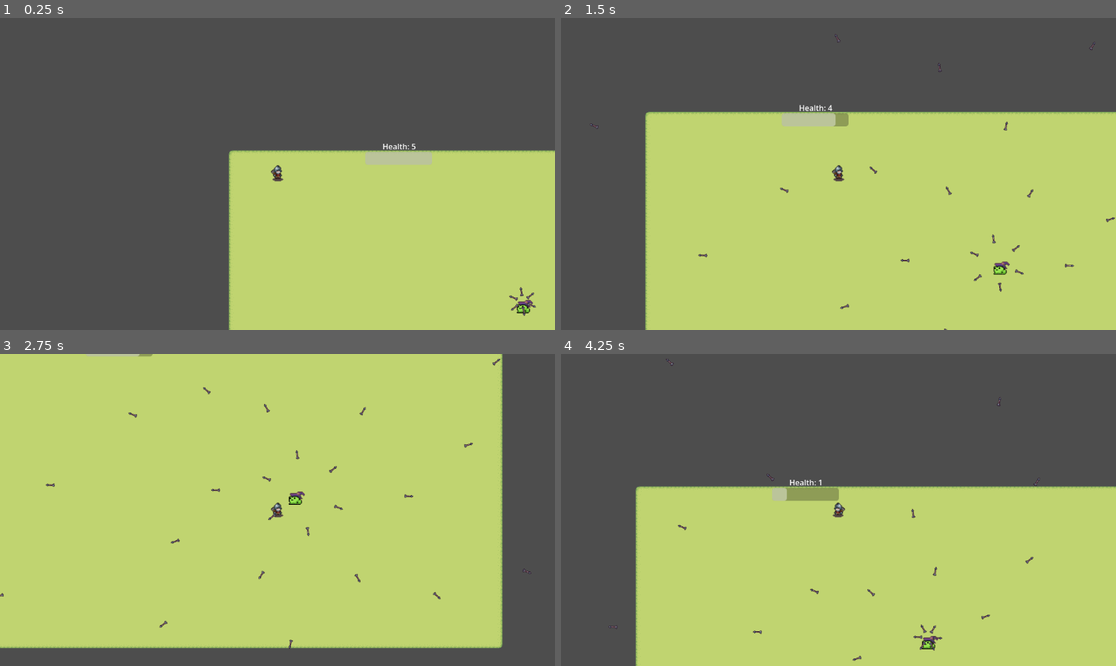
Above: before the commit, frames 1-4 (two rows, left to right).
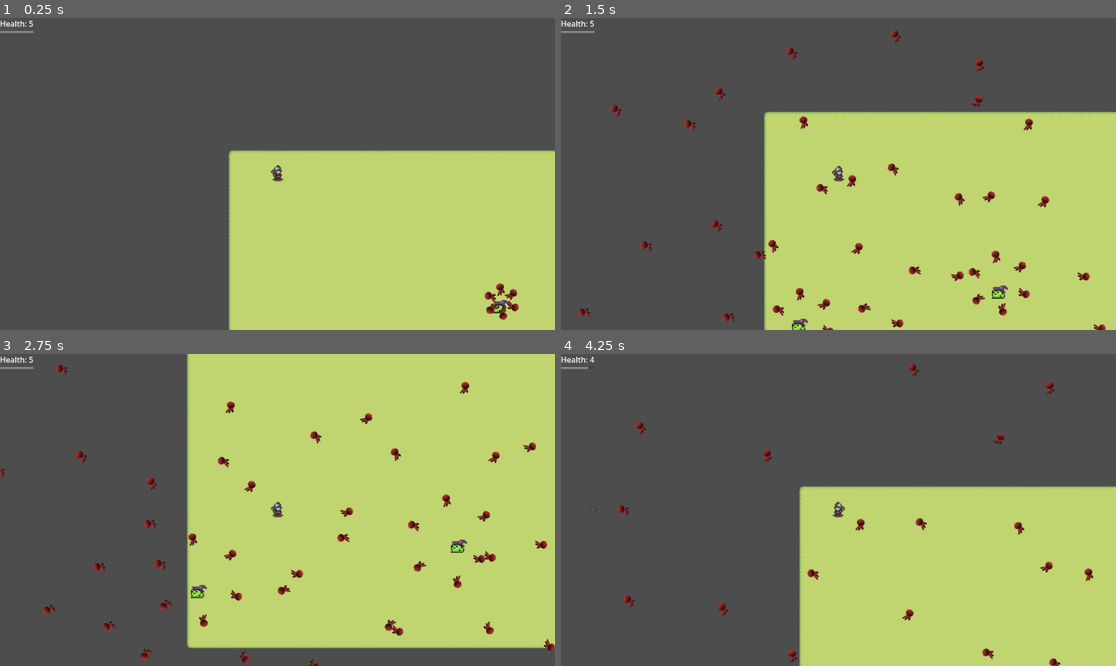
Above: after the commit, the same moments.

Repository: grantgg11/my-bullet-hell-video-game
Game: Godot game, scene res://scenes/game.tscn
Two runs of this game, one before a commit and one after it. Both use one fixed random seed, a clock stepped at 60 frames per second and the inputs below.
Inputs (mouse positions are in pixels of both pictures, inside the frame that each line leads up to):
- Up to frame 1 (0.25 s): no input
- Up to frame 2 (1.5 s): tap Enter (restart) at 0.5 s; move the mouse to (960, 158) at 0.52 s; hold D (move_right) 0.53-1.28 s; click (960, 158) at 0.6 s; move the mouse to (727, 189) at 1.27 s; hold S (move_down) from 1.28 s (still down); click (727, 189) at 1.35 s
- Up to frame 3 (2.75 s): move the mouse to (333, 441) at 2.02 s; release S (move_down) at 2.03 s; hold D (move_right) from 2.03 s (still down); click (333, 441) at 2.1 s
- Up to frame 4 (4.25 s): move the mouse to (810, 572) at 2.77 s; release D (move_right) at 2.78 s; hold W (move_up) 2.78-3.53 s; click (810, 572) at 2.85 s; move the mouse to (1005, 556) at 3.52 s; hold A (move_left) from 3.53 s (still down); click (1005, 556) at 3.6 s; tap Enter (restart) at 4.15 s

The runs differ from the first frame. In frame 1, 1.1% of the frame differs, in the area x 0-97%, y 0-97%; in frame 2, 18%; in frame 3, 43%, in the area x 0-100%, y 0-100%; in frame 4, 19%.

Commit message:
Fix player attack and projectile behavior, Fix health bar

Diff:
--- a/project.godot
+++ b/project.godot
@@ -51,6 +51,12 @@
 "events": [Object(InputEventKey,"resource_local_to_scene":false,"resource_name":"","device":-1,"window_id":0,"alt_press …(195 unchanged characters)…
 ]
 }
+attack={
+"deadzone": 0.2,
+"events": [Object(InputEventMouseButton,"resource_local_to_scene":false,"resource_name":"","device":-1,"window_id":0,"alt_pressed":false,"shift_pressed":false,"ctrl_pressed":false,"meta_pressed":false,"button_mask":0,"position":Vector2(0, 0),"global_position":Vector2(0, 0),"factor":1.0,"button_index":1,"canceled":false,"pressed":false,"double_click":false,"script":null)
+, Object(InputEventKey,"resource_local_to_scene":false,"resource_name":"","device":-1,"window_id":0,"alt_pressed":false,"shift_pressed":false,"ctrl_pressed":false,"meta_pressed":false,"pressed":false,"keycode":0,"physical_keycode":4194325,"key_label":0,"unicode":0,"location":0,"echo":false,"script":null)
+]
+}
 
 [physics]
 
--- /dev/null
+++ b/scenes/attack.tscn
@@ -0,0 +1,45 @@
+[gd_scene format=3 uid="uid://bc1wjpm5bad23"]
+
+[ext_resource type="Script" uid="uid://dyc00pfwliis0" path="res://scripts/attack.gd" id="1_nursx"]
+[ext_resource type="Texture2D" uid="uid://wxbhmc5llnsj" path="res://assets/sprites/Arrow01(32x32).png" id="2_6fs0s"]
+[ext_resource type="Script" uid="uid://ct34y548ulut5" path="res://scripts/hit_area_2d.gd" id="2_jy1op"]
+
+[sub_resource type="RectangleShape2D" id="RectangleShape2D_c8out"]
+size = Vector2(17, 2)
+
+[sub_resource type="CapsuleShape2D" id="CapsuleShape2D_c8out"]
+radius = 2.0
+height = 8.0
+
+[sub_resource type="RectangleShape2D" id="RectangleShape2D_6fs0s"]
+size = Vector2(15, 3)
+
+[node name="Arrow2D" type="Area2D" unique_id=169941276]
+script = ExtResource("1_nursx")
+
+[node name="CollisionShape2D" type="CollisionShape2D" parent="." unique_id=954110206]
+position = Vector2(1.5, 0)
+shape = SubResource("RectangleShape2D_c8out")
+
+[node name="Sprite2D" type="Sprite2D" parent="." unique_id=835080503]
+texture = ExtResource("2_6fs0s")
+
+[node name="HitArea2D" type="Area2D" parent="." unique_id=796610662]
+collision_layer = 4
+collision_mask = 8
+script = ExtResource("2_jy1op")
+
+[node name="CollisionShape2D" type="CollisionShape2D" parent="HitArea2D" unique_id=1876280286]
+position = Vector2(5, 0)
+rotation = 1.5707964
+shape = SubResource("CapsuleShape2D_c8out")
+
+[node name="ImpactDetectorArea2D" type="Area2D" parent="." unique_id=1298097441]
+collision_layer = 8
+collision_mask = 5
+
+[node name="CollisionShape2D" type="CollisionShape2D" parent="ImpactDetectorArea2D" unique_id=1524477454]
+position = Vector2(0.5, 0.5)
+shape = SubResource("RectangleShape2D_6fs0s")
+
+[node name="Timer" type="Timer" parent="." unique_id=23787335]
--- a/scenes/bullet.tscn
+++ b/scenes/bullet.tscn
@@ -1,10 +1,10 @@
 [gd_scene format=3 uid="uid://bdld32hlcmf36"]
 
 [ext_resource type="Script" uid="uid://bvfinuubwbqeb" path="res://scripts/bullet.gd" id="1_y25gk"]
-[ext_resource type="Texture2D" uid="uid://wxbhmc5llnsj" path="res://assets/sprites/Arrow01(32x32).png" id="2_y25gk"]
+[ext_resource type="Texture2D" uid="uid://wtq0y3ebdkdn" path="res://assets/sprites/enemy/fireball.png" id="2_y25gk"]
 
 [sub_resource type="RectangleShape2D" id="RectangleShape2D_mkf8s"]
-size = Vector2(16, 3)
+size = Vector2(22, 11)
 
 [node name="Bullet" type="Area2D" unique_id=1491466729]
 collision_mask = 2
@@ -12,9 +12,10 @@
 
 [node name="Sprite2D" type="Sprite2D" parent="." unique_id=826245040]
 texture = ExtResource("2_y25gk")
+flip_h = true
 
 [node name="CollisionShape2D" type="CollisionShape2D" parent="." unique_id=562613008]
-position = Vector2(1, 0.5)
+position = Vector2(-2, 1.5)
 shape = SubResource("RectangleShape2D_mkf8s")
 
 [node name="Timer" type="Timer" parent="." unique_id=82054799]
--- a/scenes/enemy.tscn
+++ b/scenes/enemy.tscn
@@ -3,7 +3,12 @@
 [ext_resource type="Script" uid="uid://b1xlg1e55iqot" path="res://scripts/enemy.gd" id="1_md0e3"]
 [ext_resource type="Texture2D" uid="uid://c2kcre45ysrrb" path="res://assets/sprites/enemy/Wizard Frog.png" id="2_md0e3"]
 
-[node name="enemy" type="Node2D" unique_id=167057307]
+[sub_resource type="RectangleShape2D" id="RectangleShape2D_md0e3"]
+size = Vector2(54, 46)
+
+[node name="enemy" type="CharacterBody2D" unique_id=396549654]
+collision_layer = 4
+collision_mask = 3
 script = ExtResource("1_md0e3")
 
 [node name="Sprite2D" type="Sprite2D" parent="." unique_id=1293077788]
@@ -14,4 +19,12 @@
 
 [node name="Rotater" type="Node2D" parent="." unique_id=796043359]
 
+[node name="Timer" type="Timer" parent="." unique_id=257413793]
+autostart = true
+
+[node name="CollisionShape2D" type="CollisionShape2D" parent="." unique_id=2013223622]
+position = Vector2(-4, 24)
+shape = SubResource("RectangleShape2D_md0e3")
+
 [connection signal="timeout" from="ShootTimer" to="." method="_on_shoot_timer_timeout"]
+[connection signal="timeout" from="Timer" to="." method="_on_timer_timeout"]
--- a/scenes/game.tscn
+++ b/scenes/game.tscn
@@ -115,6 +115,31 @@
 position = Vector2(590, 316)
 scale = Vector2(0.5, 0.5)
 
+[node name="enemy2" parent="." unique_id=862046387 instance=ExtResource("2_yqjtg")]
+position = Vector2(225, 435)
+scale = Vector2(0.5, 0.5)
+
+[node name="CanvasLayer" type="CanvasLayer" parent="." unique_id=1212980408]
+
+[node name="MarginContainer" type="MarginContainer" parent="CanvasLayer" unique_id=2127907792]
+custom_minimum_size = Vector2(20, 20)
+offset_right = 40.0
+offset_bottom = 40.0
+
+[node name="VBoxContainer" type="VBoxContainer" parent="CanvasLayer/MarginContainer" unique_id=1726244916]
+layout_mode = 2
+
+[node name="HealthLabel" type="Label" parent="CanvasLayer/MarginContainer/VBoxContainer" unique_id=1585972510]
+layout_mode = 2
+horizontal_alignment = 1
+vertical_alignment = 1
+
+[node name="HealthBar" type="ProgressBar" parent="CanvasLayer/MarginContainer/VBoxContainer" unique_id=2137655862]
+layout_mode = 2
+max_value = 5.0
+step = 1.0
+show_percentage = false
+
 [node name="DeathOverlay" type="CanvasLayer" parent="." unique_id=1977830103]
 visible = false
 
@@ -151,20 +176,3 @@
 label_settings = SubResource("LabelSettings_gee14")
 horizontal_alignment = 1
 vertical_alignment = 1
-
-[node name="HealthBar" type="ProgressBar" parent="." unique_id=2137655862]
-offset_left = 285.0
-offset_top = 5.0
-offset_right = 424.0
-offset_bottom = 32.0
-max_value = 5.0
-step = 1.0
-show_percentage = false
-
-[node name="HealthLabel" type="Label" parent="." unique_id=1585972510]
-offset_left = 289.0
-offset_top = -18.0
-offset_right = 423.0
-offset_bottom = 5.0
-horizontal_alignment = 1
-vertical_alignment = 1
--- a/scenes/player.tscn
+++ b/scenes/player.tscn
@@ -2,6 +2,7 @@
 
 [ext_resource type="Script" uid="uid://bkde3s4pkng7n" path="res://scripts/player.gd" id="1_tuyoq"]
 [ext_resource type="Texture2D" uid="uid://dknmxr7mbw00h" path="res://assets/sprites/player/Soldier-Attack03.png" id="1_ws0vm"]
+[ext_resource type="PackedScene" uid="uid://bc1wjpm5bad23" path="res://scenes/attack.tscn" id="2_fjrip"]
 [ext_resource type="Texture2D" uid="uid://cpckf7ds37gr6" path="res://assets/sprites/player/Soldier-Death.png" id="2_rhr3r"]
 [ext_resource type="Texture2D" uid="uid://yxrlcal3mjv" path="res://assets/sprites/player/Soldier-Hurt.png" id="3_t53lx"]
 [ext_resource type="Texture2D" uid="uid://clgfjcrc46jex" path="res://assets/sprites/player/Soldier-Idle.png" id="4_yi2kj"]
@@ -161,9 +162,9 @@
 "duration": 1.0,
 "texture": SubResource("AtlasTexture_ugk0l")
 }],
-"loop": true,
+"loop": false,
 "name": &"attack",
-"speed": 10.0
+"speed": 15.0
 }, {
 "frames": [{
 "duration": 1.0,
@@ -195,9 +196,9 @@
 "duration": 1.0,
 "texture": SubResource("AtlasTexture_7oyl4")
 }],
-"loop": true,
+"loop": false,
 "name": &"hurt",
-"speed": 10.0
+"speed": 13.0
 }, {
 "frames": [{
 "duration": 1.0,
@@ -260,13 +261,16 @@
 scale = Vector2(1.5, 1.5)
 collision_layer = 2
 script = ExtResource("1_tuyoq")
-speed = null
+projectile_scene = ExtResource("2_fjrip")
 
 [node name="AnimatedSprite2D" type="AnimatedSprite2D" parent="." unique_id=1982094066]
 sprite_frames = SubResource("SpriteFrames_nda51")
-animation = &"death"
+animation = &"attack"
 autoplay = "idle"
 
 [node name="CollisionShape2D" type="CollisionShape2D" parent="." unique_id=677652672]
 position = Vector2(0, -2)
 shape = SubResource("CapsuleShape2D_ws0vm")
+
+[node name="ShootPoint" type="Marker2D" parent="." unique_id=1910647400]
+position = Vector2(4.666667, -0.6666667)
--- /dev/null
+++ b/scripts/attack.gd
@@ -0,0 +1,28 @@
+extends Area2D
+
+@export var speed := 1000.0
+@export var lifetime := 3.0
+
+var direction: Vector2 = Vector2.RIGHT
+
+
+func _ready() -> void:
+	top_level = true
+	rotation = direction.angle()
+	body_entered.connect(_on_body_hit)
+	area_entered.connect(_on_area_hit)
+	await get_tree().create_timer(lifetime).timeout
+	queue_free()
+
+func _physics_process(delta: float) -> void:
+	global_position += direction * speed * delta
+
+func set_direction(dir: Vector2) -> void:
+	direction = dir.normalized()
+	rotation = direction.angle()
+
+func _on_body_hit(_body: Node2D) -> void:
+	queue_free()
+
+func _on_area_hit(_area: Area2D) -> void:
+	queue_free()
--- a/scripts/enemy.gd
+++ b/scripts/enemy.gd
@@ -1,53 +1,65 @@
-extends Node2D
+extends CharacterBody2D
 
-const bullet_scene = preload("res://scenes/bullet.tscn")
+const bullet_scene: PackedScene = preload("res://scenes/bullet.tscn")
+
 @onready var shoot_timer = $ShootTimer
 @onready var rotater = $Rotater
+@onready var timer: Timer = $Timer
 
-const rotate_speed = 100
-const shooter_timer_wait_time = 0.2
-const spawn_point_count = 6
-const radius = 0.25
+#For bullets
+const rotate_speed: float = 100.0
+const shooter_timer_wait_time: float = 0.2
+const spawn_point_count: int = 6
+const radius: float = 16.0
 
-var direction = 1
-var speed = 100
-var walk_length = 2000
-var last_turn = 0
+#Movement
+var direction: Vector2 = Vector2.LEFT
+const speed: float = 100.0
+var is_enemy_chase: bool = false
+
 
 func _ready():
-	var step = 2 * PI / spawn_point_count
-	last_turn = Time.get_ticks_msec()
+	# Create spawn points around the rotater
+	var step := TAU / spawn_point_count
 
 	for i in range(spawn_point_count):
-		var spawn_point = Node2D.new()
-		var pos = Vector2(radius, 0).rotated(step * i)
+		var spawn_point := Node2D.new()
+		var pos := Vector2(radius, 0).rotated(step * i)
 		spawn_point.position = pos
 		spawn_point.rotation = pos.angle()
 		rotater.add_child(spawn_point)
 
+	# Start timers
 	shoot_timer.wait_time = shooter_timer_wait_time
 	shoot_timer.start()
 
-func _physics_process(delta):
-	position.x += direction * speed * delta
-	var current_time = Time.get_ticks_msec()
-	if (current_time - last_turn > walk_length):
-		last_turn = current_time
-		direction *= -1
+func _physics_process(delta: float) -> void:
+	# movement belongs in _physics_process for CharacterBody2D
+	if not is_enemy_chase:
+		velocity = direction * speed
+	else:
+		velocity = Vector2.ZERO
 
-func _process(delta: float) -> void:
-	var new_roation = rotater.rotation_degrees + rotate_speed * delta
-	rotater.rotation_degrees = fmod(new_roation, 360)
+	move_and_slide()
+
+	# rotate the bullet spawner
+	var new_rotation: float = rotater.rotation_degrees + rotate_speed * delta
+	rotater.rotation_degrees = fmod(new_rotation, 360.0)
 
 func _on_shoot_timer_timeout() -> void:
 	for s in rotater.get_children():
-		var bullet = bullet_scene.instantiate()
-		get_tree().root.add_child(bullet)
+		var bullet := bullet_scene.instantiate()
+		get_tree().current_scene.add_child(bullet)
 		bullet.global_position = s.global_position
 		bullet.global_rotation = s.global_rotation
 
 
+func _on_timer_timeout() -> void:
+	#random time for enemy movement
+	timer.wait_time = choose([1.0, 1.5, 2.0])
+	if !is_enemy_chase:
+		direction = choose([Vector2.RIGHT,Vector2.UP, Vector2.DOWN, Vector2.LEFT])
 
-
-
-#need to make sure the enemy and bullet restarts after each death.
+func choose(array):
+	array.shuffle()
+	return array.front()
--- a/scripts/game.gd
+++ b/scripts/game.gd
@@ -37,7 +37,7 @@
 		get_tree().reload_current_scene()
 
 func set_health_label() -> void:
-	$HealthLabel.text = "Health: %s" % player.health
+	$CanvasLayer/MarginContainer/VBoxContainer/HealthLabel.text = "Health: %s" % player.health
 
 func set_health_bar() -> void:
-	$HealthBar.value = player.health
+	$CanvasLayer/MarginContainer/VBoxContainer/HealthBar.value = player.health
--- /dev/null
+++ b/scripts/hit_area_2d.gd
@@ -0,0 +1,12 @@
+extends Area2D
+
+@export var damage := 10
+
+@onready var _collision_shape: CollisionShape2D = $CollisionShape2D
+
+func _ready() -> void:
+	collision_layer = 2
+	collision_mask = 4
+
+func set_disabled(is_disabled: bool) -> void:
+	_collision_shape.set_deferred("disabled", is_disabled)
--- a/scripts/player.gd
+++ b/scripts/player.gd
@@ -1,20 +1,45 @@
 extends CharacterBody2D
 
-@export var speed = 400
-@onready var animated_sprite = $AnimatedSprite2D
+@export var speed := 400
+@export var projectile_scene: PackedScene
+
+@onready var animated_sprite: AnimatedSprite2D = $AnimatedSprite2D
+@onready var muzzle: Marker2D = $ShootPoint
 @onready var game: Node2D = get_parent() as Node2D
 
 signal died
+
 var is_dead := false
-const MAX_HEALTH = 5
-var health = MAX_HEALTH
+var is_hurt := false
+var is_attacking := false
+var can_attack := true
+
+const MAX_HEALTH := 5
+var health := MAX_HEALTH
+
+var last_aim_dir: Vector2 = Vector2.RIGHT
+@export var attack_cooldown := 0.2
+
+func _ready() -> void:
+	print("PLAYER READY. paused=", get_tree().paused, " process_mode=", process_mode)
+
+func _physics_process(_delta: float) -> void:
+	if Engine.get_physics_frames() % 60 == 0:
+		print("PLAYER TICK")
+	if Input.is_action_just_pressed("attack"):
+		print("ATTACK PRESSED")
+		attack()
+
+	get_input()
+	move_and_slide()
 
 func get_input():
-	if is_dead:
+	if is_dead or is_hurt or is_attacking:
 		return
-
 	#get the user directional input
 	var input_direction := Input.get_vector("move_left", "move_right", "move_up", "move_down")
+	if input_direction != Vector2.ZERO:
+		last_aim_dir = input_direction.normalized()
 	velocity = input_direction * speed
 
 	# Flip based on horizontal movement only
@@ -24,18 +49,78 @@
 		animated_sprite.flip_h = true
 
 	# play animations
-	if input_direction.x == 0:
+	if input_direction == Vector2.ZERO:
 		animated_sprite.play("idle")
 	else:
 		animated_sprite.play("walk")
 
+func attack() -> void:
+	print("attack() dead=", is_dead,
+		" hurt=", is_hurt,
+		" attacking=", is_attacking,
+		" can_attack=", can_attack,
+		" proj_null=", projectile_scene == null,
+		" has_attack_anim=", animated_sprite.sprite_frames.has_animation("attack"))
+	if is_dead or is_hurt or is_attacking or not can_attack:
+		return
+	if projectile_scene == null:
+		return
+
+	can_attack = false
+	is_attacking = true
+
+	# Stop moving during attack (optional, but common)
+	velocity = Vector2.ZERO
+
+	# Face the aim direction if you want attack to match direction
+	if last_aim_dir.x > 0.0:
+		animated_sprite.flip_h = false
+	elif last_aim_dir.x < 0.0:
+		animated_sprite.flip_h = true
+
+	animated_sprite.play("attack")
+
+	# Spawn projectile (simple: spawn right away)
+	_spawn_projectile(last_aim_dir)
+
+	# Wait until attack animation ends
+	await animated_sprite.animation_finished
+
+	is_attacking = false
+
+	# Small cooldown to prevent spamming
+	await get_tree().create_timer(attack_cooldown).timeout
+	can_attack = true
+
+func _spawn_projectile(dir: Vector2) -> void:
+	var proj := projectile_scene.instantiate()
+
+	if proj.has_method("set_direction"):
+		proj.call("set_direction", dir)
+	else:
+		proj.direction = dir.normalized()
+
+	get_tree().current_scene.add_child(proj)
+	proj.global_position = muzzle.global_position
+	print("spawn", muzzle.global_position, "dir", last_aim_dir)
+
 func damage() -> void:
+	if is_dead or is_hurt:
+		return
 	health -= 1
-	if health < 1:
-		die()
-		health = MAX_HEALTH
+	# Update UI
 	game.set_health_label()
 	game.set_health_bar()
+	# If dead, play death and stop here
+	if health <= 0:
+		die()
+		return
+	# Otherwise play hurt and temporarily block input animation
+	is_hurt = true
+	velocity = Vector2.ZERO
+	animated_sprite.play("hurt")
+	await animated_sprite.animation_finished
+	is_hurt = false
 
 func die() -> void:
 	if is_dead:
@@ -44,7 +129,3 @@
 	velocity = Vector2.ZERO
 	animated_sprite.play("death")
 	emit_signal("died")
-
-func _physics_process(_delta: float) -> void:
-	get_input()
-	move_and_slide()
Binary file added: assets/sprites/enemy/fireball.png
Not shown, added: assets/sprites/enemy/fireball.png.import
Not shown, added: scripts/attack.gd.uid
Not shown, added: scripts/hit_area_2d.gd.uid
